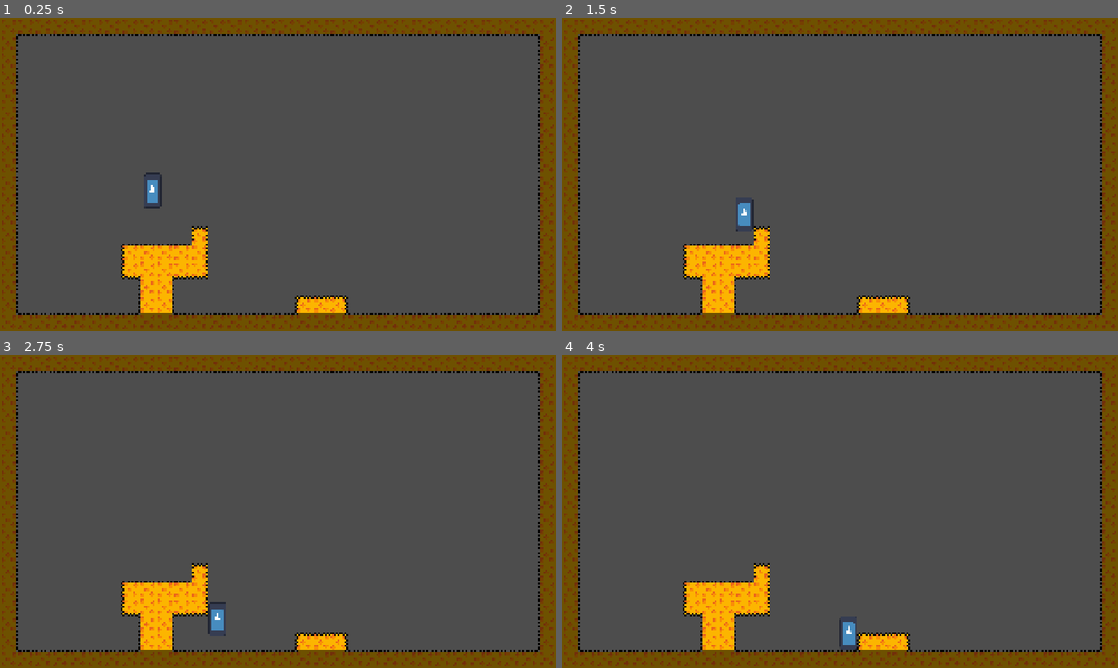
Above: before the commit, frames 1-4 (two rows, left to right).
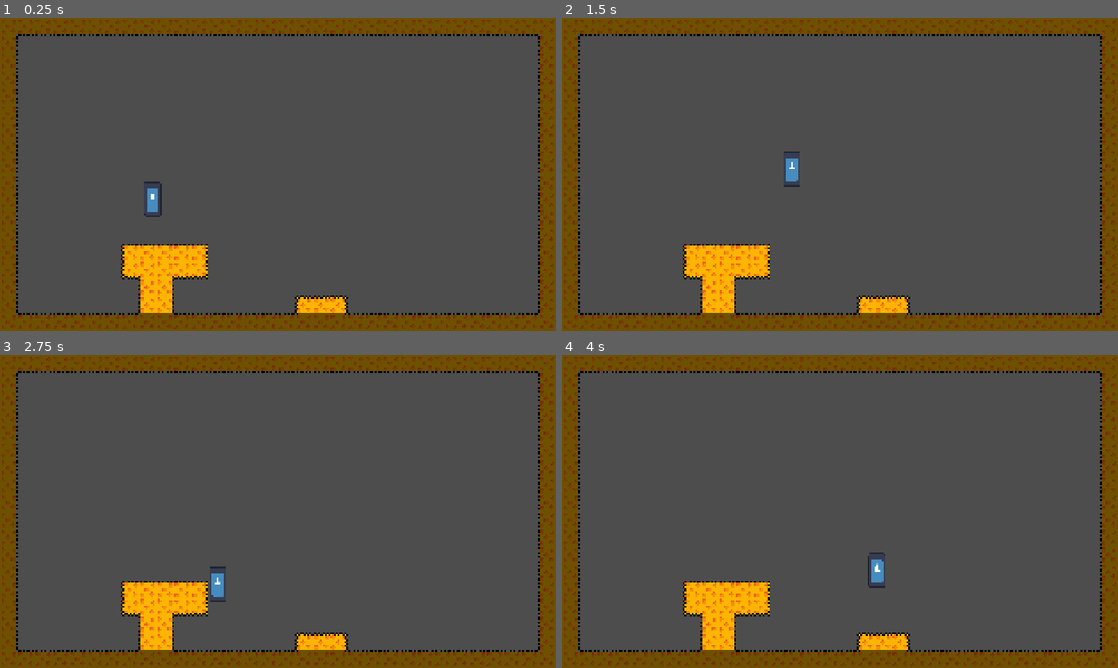
Above: after the commit, the same moments.

Repository: Breadstone58/cheese-miner
Game: Godot game, scene res://scenes/rooms/room_template.tscn
Two runs of this game, one before a commit and one after it. Both use one fixed random seed, a clock stepped at 60 frames per second and the inputs below. Before the commit the project starts from res://scenes/room_template.tscn. The engine's default icon, where the game draws it, is replaced by a stand-in: a white triangle on a blue panel in a dark square.
Inputs:
- Up to frame 1 (0.25 s): no input
- Up to frame 2 (1.5 s): hold Space (jump) 0.53-1.28 s; hold D (move_right) from 0.53 s (still down); tap Space (jump) at 1.35 s
- Up to frame 3 (2.75 s): tap Space (jump) at 1.52, 1.82 s; release D (move_right) at 2.03 s; hold A (move_left) from 2.03 s (still down); hold Space (jump) from 2.03 s (still down)
- Up to frame 4 (4 s): release A (move_left) at 2.78 s; release Space (jump) at 2.78 s; hold D (move_right) from 2.78 s (still down); tap Space (jump) at 2.85, 3.02, 3.32 s; hold Space (jump) from 3.53 s (still down)

The runs differ from the first frame. In frame 1, 0.4% of the frame differs, in the area x 25-38%, y 49-73%; in frame 2, 0.6%; in frame 3, 0.6%; in frame 4, 0.6%, in the area x 34-59%, y 63-95%.

Commit message:
updated movement

Diff:
--- a/project.godot
+++ b/project.godot
@@ -27,24 +27,42 @@
 jump={
 "deadzone": 0.2,
 "events": [Object(InputEventKey,"resource_local_to_scene":false,"resource_name":"","device":-1,"window_id":0,"alt_press …(191 unchanged characters)…
+, Object(InputEventJoypadButton,"resource_local_to_scene":false,"resource_name":"","device":-1,"button_index":0,"pressure":0.0,"pressed":false,"script":null)
 ]
 }
 move_left={
 "deadzone": 0.2,
 "events": [Object(InputEventKey,"resource_local_to_scene":false,"resource_name":"","device":-1,"window_id":0,"alt_press …(191 unchanged characters)…
 , Object(InputEventKey,"resource_local_to_scene":false,"resource_name":"","device":-1,"window_id":0,"alt_pressed":false …(186 unchanged characters)…
+, Object(InputEventJoypadButton,"resource_local_to_scene":false,"resource_name":"","device":-1,"button_index":13,"pressure":0.0,"pressed":false,"script":null)
 ]
 }
 move_right={
 "deadzone": 0.2,
 "events": [Object(InputEventKey,"resource_local_to_scene":false,"resource_name":"","device":-1,"window_id":0,"alt_press …(192 unchanged characters)…
 , Object(InputEventKey,"resource_local_to_scene":false,"resource_name":"","device":-1,"window_id":0,"alt_pressed":false …(186 unchanged characters)…
+, Object(InputEventJoypadButton,"resource_local_to_scene":false,"resource_name":"","device":-1,"button_index":14,"pressure":0.0,"pressed":false,"script":null)
+]
+}
+move_up={
+"deadzone": 0.2,
+"events": [Object(InputEventKey,"resource_local_to_scene":false,"resource_name":"","device":-1,"window_id":0,"alt_pressed":false,"shift_pressed":false,"ctrl_pressed":false,"meta_pressed":false,"pressed":false,"keycode":0,"physical_keycode":87,"key_label":0,"unicode":119,"location":0,"echo":false,"script":null)
+, Object(InputEventKey,"resource_local_to_scene":false,"resource_name":"","device":-1,"window_id":0,"alt_pressed":false,"shift_pressed":false,"ctrl_pressed":false,"meta_pressed":false,"pressed":false,"keycode":0,"physical_keycode":4194320,"key_label":0,"unicode":0,"location":0,"echo":false,"script":null)
+, Object(InputEventJoypadButton,"resource_local_to_scene":false,"resource_name":"","device":-1,"button_index":11,"pressure":0.0,"pressed":false,"script":null)
+]
+}
+move_down={
+"deadzone": 0.2,
+"events": [Object(InputEventKey,"resource_local_to_scene":false,"resource_name":"","device":-1,"window_id":0,"alt_pressed":false,"shift_pressed":false,"ctrl_pressed":false,"meta_pressed":false,"pressed":false,"keycode":0,"physical_keycode":83,"key_label":0,"unicode":115,"location":0,"echo":false,"script":null)
+, Object(InputEventKey,"resource_local_to_scene":false,"resource_name":"","device":-1,"window_id":0,"alt_pressed":false,"shift_pressed":false,"ctrl_pressed":false,"meta_pressed":false,"pressed":false,"keycode":0,"physical_keycode":4194322,"key_label":0,"unicode":0,"location":0,"echo":false,"script":null)
+, Object(InputEventJoypadButton,"resource_local_to_scene":false,"resource_name":"","device":-1,"button_index":12,"pressure":0.0,"pressed":false,"script":null)
 ]
 }
 
 [physics]
 
 3d/physics_engine="Jolt Physics"
+2d/default_gravity=2000.0
 
 [rendering]
 
--- a/scenes/player.gd
+++ b/scenes/player/player.gd
@@ -2,17 +2,32 @@
 
 
 const SPEED = 300.0
-const JUMP_VELOCITY = -400.0
+const JUMP_VELOCITY = -500.0
+const AIR_TIME_MAX = 0.3
+var air_time = int(AIR_TIME_MAX)
+var extra_jumps = 1
+var extra_jumps_left = extra_jumps
+var facing = "right"
 
 
 func _physics_process(delta: float) -> void:
 	# Add the gravity.
 	if not is_on_floor():
 		velocity += get_gravity() * delta
+		air_time -= delta
+		if not Input.is_action_pressed("jump") and extra_jumps_left == 0:
+			air_time = 0
+		if Input.is_action_just_pressed("jump") and extra_jumps_left > 0:
+			extra_jumps_left -= 1
+			air_time = AIR_TIME_MAX
+	else:
+		air_time = AIR_TIME_MAX
+		extra_jumps_left = extra_jumps
 
 	# Handle jump.
-	if Input.is_action_just_pressed("jump") and is_on_floor():
+	if Input.is_action_pressed("jump") and air_time > 0:
 		velocity.y = JUMP_VELOCITY
+
 
 	# Get the input direction and handle the movement/deceleration.
 	# As good practice, you should replace UI actions with custom gameplay actions.
--- a/scenes/player.tscn
+++ b/scenes/player/player.tscn
@@ -1,7 +1,7 @@
 [gd_scene format=3 uid="uid://vtiane04et3j"]
 
 [ext_resource type="Texture2D" uid="uid://bnprar3lsn0yn" path="res://icon.svg" id="1_3vyb7"]
-[ext_resource type="Script" uid="uid://dttxohih5jh6v" path="res://scenes/player.gd" id="1_g2els"]
+[ext_resource type="Script" uid="uid://dttxohih5jh6v" path="res://scenes/player/player.gd" id="1_g2els"]
 
 [sub_resource type="AtlasTexture" id="AtlasTexture_g2els"]
 atlas = ExtResource("1_3vyb7")
@@ -14,7 +14,7 @@
 "texture": SubResource("AtlasTexture_g2els")
 }],
 "loop": 1,
-"name": &"default",
+"name": &"idle",
 "speed": 5.0
 }]
 
@@ -27,6 +27,7 @@
 [node name="AnimatedSprite2D" type="AnimatedSprite2D" parent="." unique_id=566927396]
 scale = Vector2(0.5, 1)
 sprite_frames = SubResource("SpriteFrames_ogd8f")
+animation = &"idle"
 
 [node name="CollisionShape2D" type="CollisionShape2D" parent="." unique_id=1659014958]
 position = Vector2(0, 0.5)
--- a/scenes/room_template.tscn
+++ b/scenes/rooms/room_template.tscn
@@ -1,12 +1,12 @@
 [gd_scene format=4 uid="uid://ds4mfy3fnrhhn"]
 
-[ext_resource type="Texture2D" uid="uid://c1mxck17cspk8" path="res://assets/sprites/environment/Cheesewalls.png" id="2_iahlw"]
-[ext_resource type="PackedScene" uid="uid://vtiane04et3j" path="res://scenes/player.tscn" id="2_nqrut"]
+[ext_resource type="Texture2D" uid="uid://c1mxck17cspk8" path="res://assets/sprites/environment/Cheesewalls.png" id="1_53pnx"]
+[ext_resource type="PackedScene" uid="uid://vtiane04et3j" path="res://scenes/player/player.tscn" id="2_oxw5x"]
 
 [sub_resource type="PhysicsMaterial" id="PhysicsMaterial_iahlw"]
 
 [sub_resource type="TileSetAtlasSource" id="TileSetAtlasSource_2lsvk"]
-texture = ExtResource("2_iahlw")
+texture = ExtResource("1_53pnx")
 texture_region_size = Vector2i(64, 64)
 0:0/0 = 0
 0:0/0/physics_layer_0/polygon_0/points = PackedVector2Array(-32, -32, 32, -32, 32, 32, -32, 32)
@@ -97,8 +97,8 @@
 position = Vector2(1024, 576)
 
 [node name="TileMapLayer" type="TileMapLayer" parent="." unique_id=790131061]
-tile_map_data = PackedByteArray("AAAAAAAAAAADAAMAAAABAAAAAAA …(1667 unchanged characters)… AAAAAKAA4AAAABAAIAAAAHAA4AAAAAAAIAAAALAA0AAAACAAEAAAALAA4AAAACAAIAAAALAAwAAAAFAAAAAAARABAAAAAAAAAAAAASABAAAAABAAAAAAATABAAAAACAAAAAAA=")
+tile_map_data = PackedByteArray("AAAAAAAAAAADAAMAAAABAAAAAAA …(1667 unchanged characters)… AAAAAKAA4AAAABAAIAAAAHAA4AAAAAAAIAAAALAA4AAAACAAIAAAARABAAAAAAAAAAAAASABAAAAABAAAAAAATABAAAAACAAAAAAALAA0AAAACAAAAAAA=")
 tile_set = SubResource("TileSet_2sdf6")
 
-[node name="CharacterBody2D" parent="." unique_id=590245782 instance=ExtResource("2_nqrut")]
+[node name="CharacterBody2D" parent="." unique_id=590245782 instance=ExtResource("2_oxw5x")]
 position = Vector2(562, 608)
Renamed: scenes/player.gd.uid -> scenes/player/player.gd.uid
